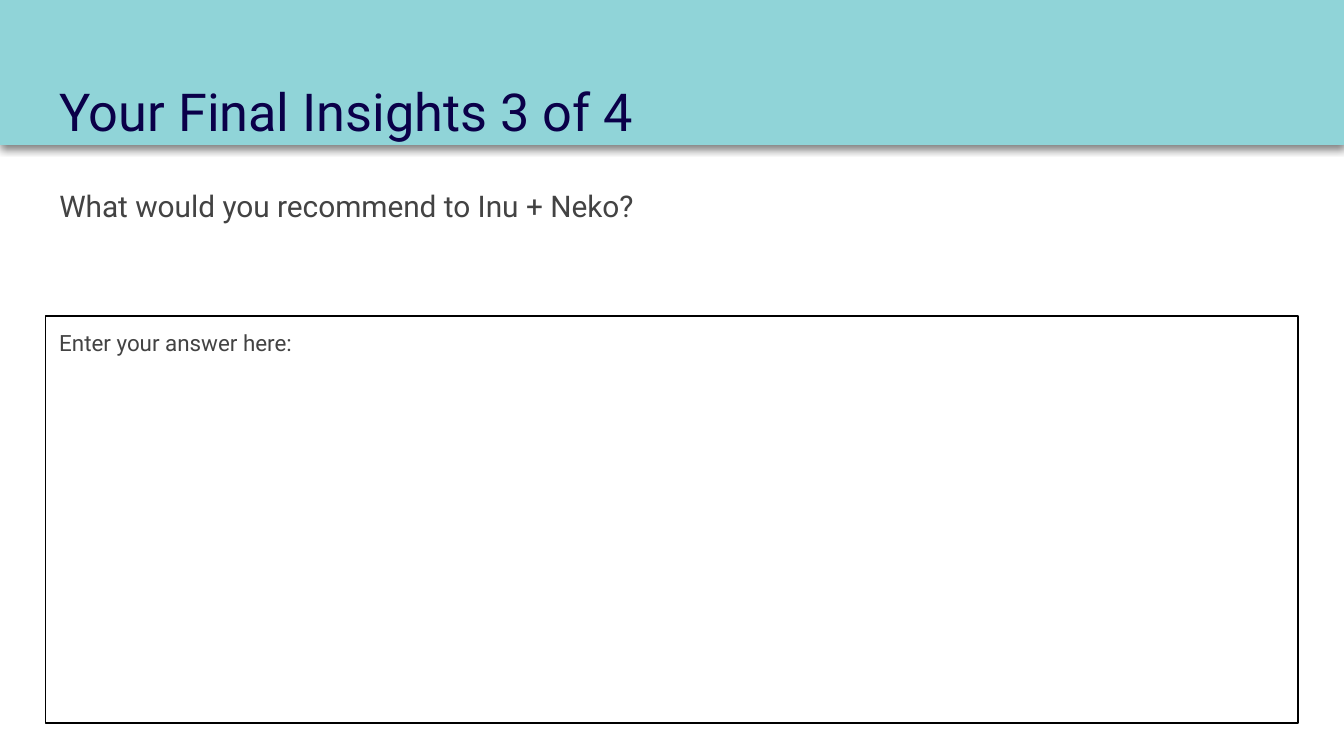
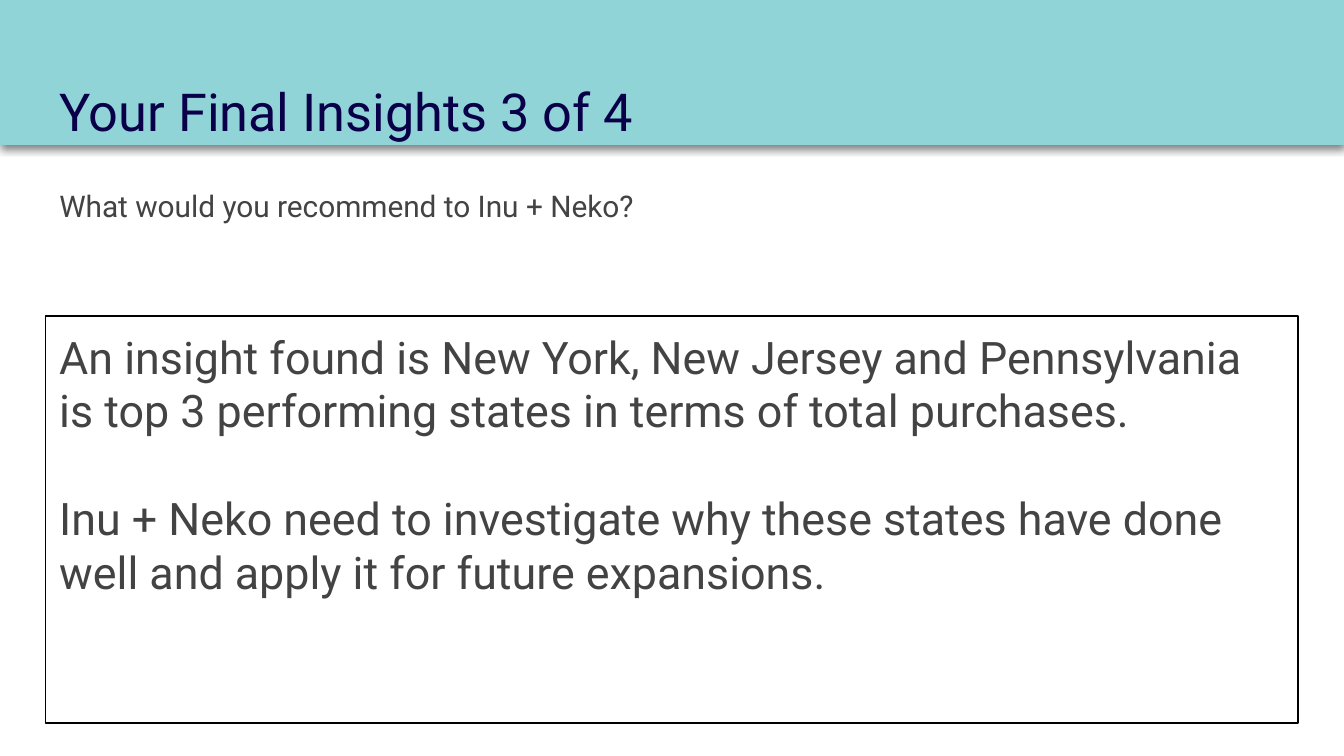
Before and after one commit to dennislamcv1/MetaMarketingAnalytics, a slide deck: slide 18 of Introduction to Data Analytics/Course 2 Capstone Deck.pptx. Drawn at 1344x756 pixels with LibreOffice and Linux fonts; fonts in the diff are those of the drawing. Boxes give left, top, right and bottom in pixels: in the first picture for what was removed or moved away, otherwise in the second. Text is boxed around its words. In the diff, an @@ line names an element or a change of style, - is before the commit and + after.

```diff
--- a/Introduction to Data Analytics/Course 2 Capstone Deck.pptx
+++ b/Introduction to Data Analytics/Course 2 Capstone Deck.pptx
@@ text in rectangle at bbox=[59, 340, 1241, 599]: text changed; size 12 to 24 pt @@
-Enter your answer here:
+An insight found is New York, New Jersey and Pennsylvania is top 3 performing states in terms of total purchases.
+Inu + Neko need to investigate why these states have done well and apply it for future expansions.
```
Also in this commit, not shown: 10 other slides changed, 2 slides added, 2 slides removed, 7 other files.
